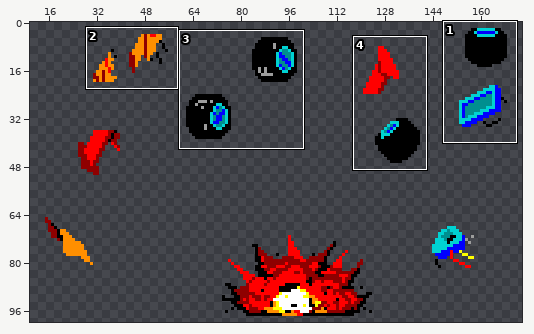
Two states of a sprite sheet, sprites/coches/Crash/crash7.png. The first picture is a wide view before the edit; the outline marks the close-up.
Close-up. Before:
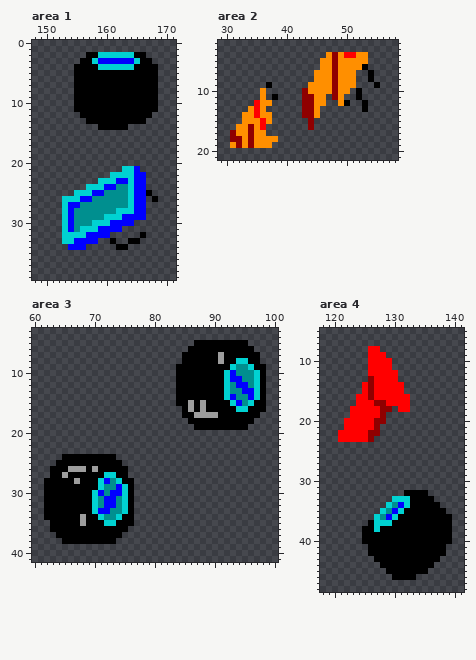
The file is 196x100 pixels. Shown: area 1: x 148..171, y 0..39; area 2: x 29..58, y 2..21; area 3: x 60..100, y 3..41; area 4: x 118..141, y 5..48. The wide view leaves out empty margins. The commit also changed other parts of the picture, which this record leaves out.
New version:
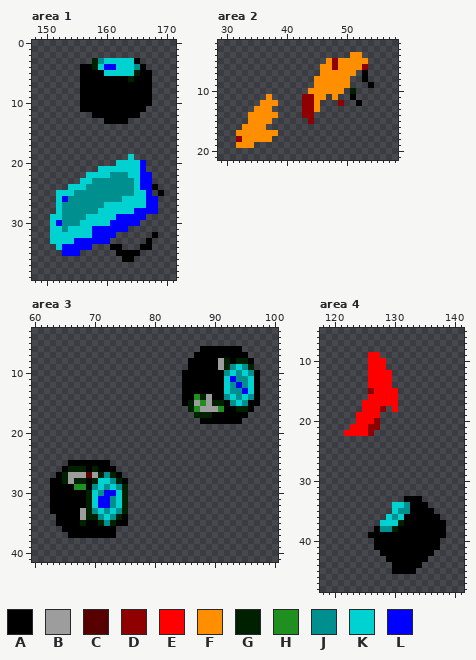
Palette (. is transparent): A #000000  B #9d9d9d  C #560000  D #8f0000  E #ff0000  F #ff8f00  G #002100  H #1f8f1f  J #008f8f  K #00d2d2  L #0000ff
Change:
Changed rows in their new state; - is an unchanged pixel.
Area 1:
first column x 155:
 2 --..........--
 3 -..GJKKKKKA..-
 4 .--G-LL---J-..
 5 .----KKKKKG--.
 6 .--------G---.
 7 .------------.
 8 .------------.
 9 .------------.
10 .------------.
11 .-----------..
12 -..--------..-
13 --...----...--
14 ----.....-----
first column x 151:
19 -------------K-----
20 -----------KKKKL---
21 --------KKKK--KL---
22 ------KKKKJJJ-K-L--
23 -----KKJJJJJJJK-L--
24 ---KKKJJJJJ--JK-LA-
25 -KKKJJJJJ----JKKL-A
26 -KLJJJJ-----K-KKLL-
27 -KJJJ----KKKK-KKLL-
28 -KJJ----KKK-----LL-
29 KKJJ--KKK--L-------
30 KLJJ-KK-------L----
31 KKJKK--L----L------
32 KK----K---L----.-A-
33 KK------LL.--..-A--
34 -KL---L---A-.--AA--
35 --LLL------AAAA----
36 ------------AA-----
Area 2:
first column x 31:
 4 ----------------....F-.--
 5 ---------------.---------
 6 ----------------------D--
 7 --------------.--F----A.-
 8 -----------------F--.-A.-
 9 ------.------.---F--.--A.
10 -----.------.----F-.G.---
11 -----.F.---------F.-A.---
12 ----.--F-------.--D.-A.--
13 ---.F-F---------------.--
14 --.-F--F------.----------
15 --.--F-------------------
16 -.-F-F-------.-----------
17 .--F--FF-----------------
18 .--F---.-----------------
19 .F-F...------------------
Area 3:
first column x 84:
 5 ---.........---
 6 --..-------..--
 7 -..----A----..-
 8 -.------G-GG-.-
 9 ..-----BGJK-G..
10 .-------JK-K-A.
11 .---------J-KA.
12 .----------JKA.
13 .-----------KA.
14 .--HGB--JK-KJA.
15 .-GBHBGG-JK-A-.
16 -.GH-BBH--GG-..
17 -..GGGA-----..-
18 --..-------..--
19 ---.........---
first column x 62:
24 ---.........---
25 --..-------..--
26 -..-GGG-G---..-
27 -.-GBBBCBGJG-.-
28 .--GBGG-G-K-G-.
29 .----HH-J--KJG.
30 .------G-JL-KG.
31 .------G-L-JKG.
32 .------G-L-JKG.
33 .-----BGJKJK-G.
34 ..-----GGJK-G-.
35 -.----G--GJG--.
36 -..---------..-
37 --..--------.--
38 ---.........---
Area 4:
first column x 121:
 8 -----..-----
 9 -------.----
10 --------.---
11 --------.---
12 ---------.--
13 -----E---.--
14 ----.E---..-
15 ----.-----.-
16 ---..E----..
17 ---.--EE--..
18 --..----.E..
19 --.----.----
20 -..----.----
21 -.---D------
22 .-----.-----
23 ......------
first column x 125:
32 -------....----
33 -----..A--..---
34 ----.KKJ---..--
35 ---..KJJ----..-
36 --..KJK------..
37 -..--KG-------.
38 ..AJJG--------.
39 .-------------.
40 ..-----------..
41 -.-----------.-
42 -..---------..-
43 --..-------..--
44 ---..-----..---
45 ----.----..----
46 -----....------
Where, in picture pixels (left, top, right, bottom), the same in both close-ups:
changed: (74, 52, 158, 130)
changed: (50, 154, 164, 262)
changed: (230, 52, 380, 148)
changed: (176, 340, 266, 430)
changed: (44, 454, 134, 544)
changed: (338, 346, 410, 442)
changed: (362, 490, 452, 580)
